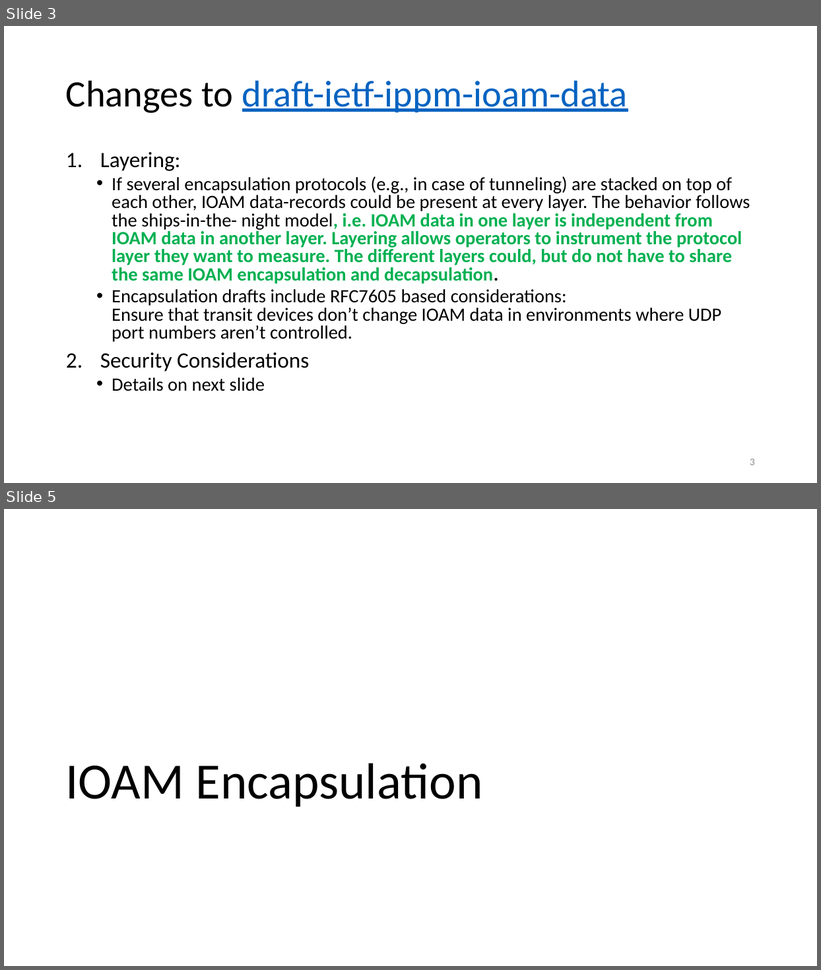
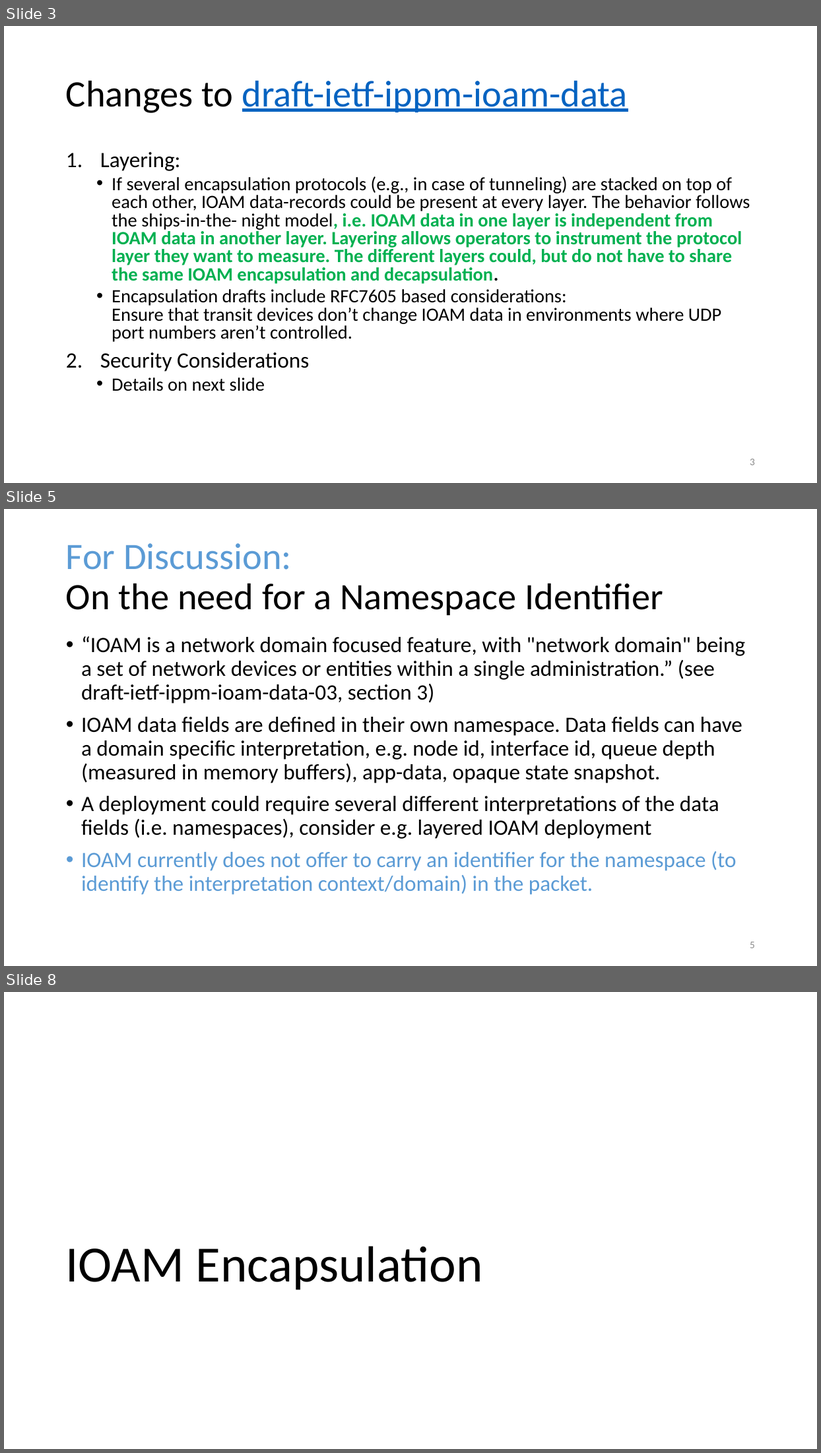
Before and after one commit to inband-oam/ietf, a slide deck: presentations/ioam-ippm-ietf102.pptx. Shown one above the other, each under a label of ours: slides 3 and 5 before the commit, slides 3, 5 and 8 after it; the slides between them are not shown. The pictures are 821x970 and 821x1453 pixels, drawn with LibreOffice and Linux fonts; fonts in the diff are those of the drawing. Boxes give left, top, right and bottom in pixels: in the first picture for what was removed or moved away, otherwise in the second. Text is boxed around its words. In the diff, an @@ line names an element or a change of style, - is before the commit and + after.

Commit message:
Updates from Frank, Mickey on open issues for namespace and ipfix.

```diff
--- a/presentations/ioam-ippm-ietf102.pptx
+++ b/presentations/ioam-ippm-ietf102.pptx
@@ slide 5 added at box(4, 509, 817, 966), background #FFFFFF @@
@@ title added at box(66, 543, 663, 615), 44 pt, text #000000 @@
+For Discussion:
+On the need for a Namespace Identifier
@@ text added at box(81, 636, 745, 895), 25.9 pt, text #000000 @@
+• “IOAM is a network domain focused feature, with "network domain" being a set of network devices or entities within a single administration.” (see draft-ietf-ippm-ioam-data-03, section 3)
+• IOAM data fields are defined in their own namespace. Data fields can have a domain specific interpretation, e.g. node id, interface id, queue depth (measured in memory buffers), app-data, opaque state snapshot.
+• A deployment could require several different interpretations of the data fields (i.e. namespaces), consider e.g. layered IOAM deployment
+• IOAM currently does not offer to carry an identifier for the namespace (to identify the interpretation context/domain) in the packet.
@@ page number added at box(750, 942, 755, 949), 12 pt, text #8C8C8C @@
+5
@@ what was slide 5 is now slide 8 @@
```
Also in this commit, not shown: 4 slides changed, 3 other slides added, 1 other file.
